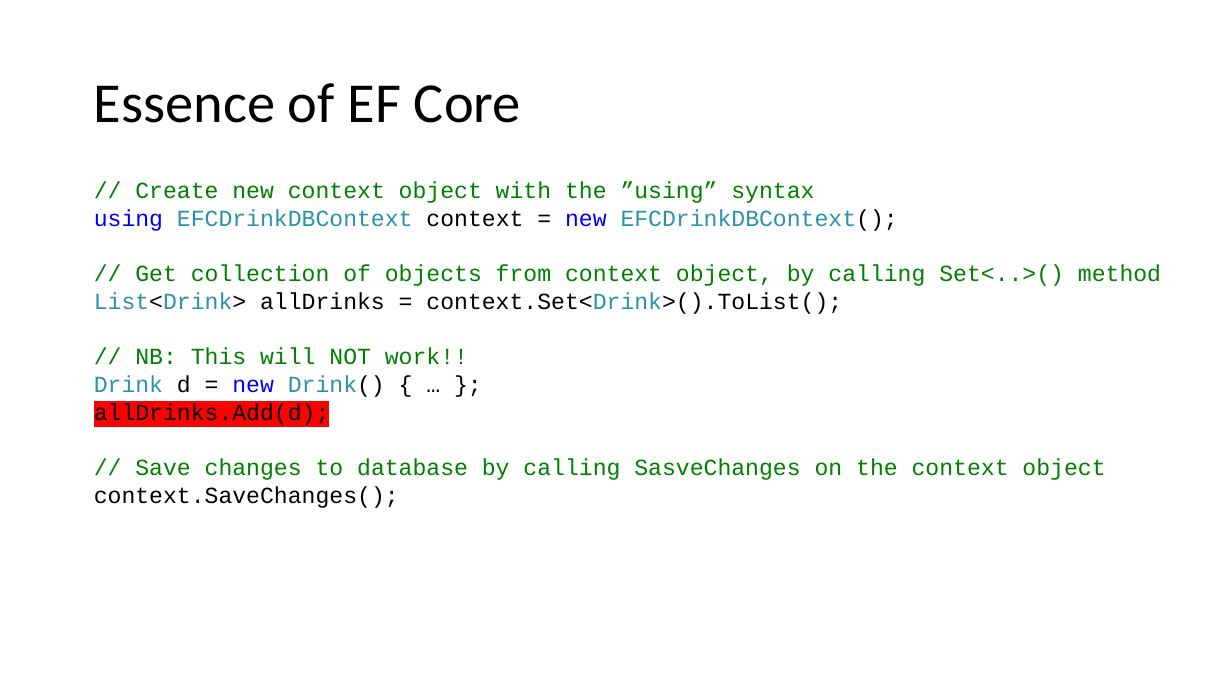
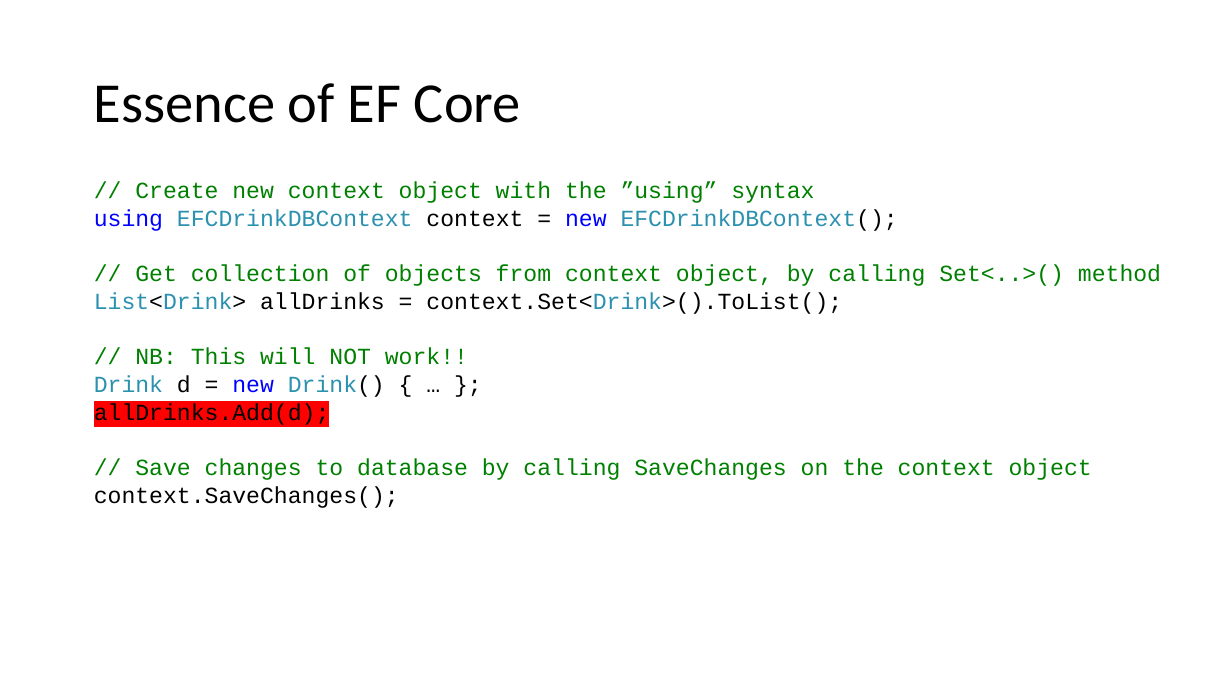
Before and after one commit to perslaursen/OOProg22, a slide deck: slide 28 of Chap/EFCore/Presentations/EFCoreEssentials.pptx (slide 27 before the commit). Drawn at 1232x693 pixels with LibreOffice and Linux fonts; fonts in the diff are those of the drawing. Boxes give left, top, right and bottom in pixels: in the first picture for what was removed or moved away, otherwise in the second. Text is boxed around its words. In the diff, an @@ line names an element or a change of style, - is before the commit and + after.

```diff
--- a/Chap/EFCore/Presentations/EFCoreEssentials.pptx
+++ b/Chap/EFCore/Presentations/EFCoreEssentials.pptx
@@ text at (135, 458, 1092, 480): text changed @@
-// Save changes to database by calling SasveChanges on the context object
+// Save changes to database by calling SaveChanges on the context object
```
Also in this commit, not shown: 13 other slides changed, 2 slides added, 1 slide removed, 12 other files.
